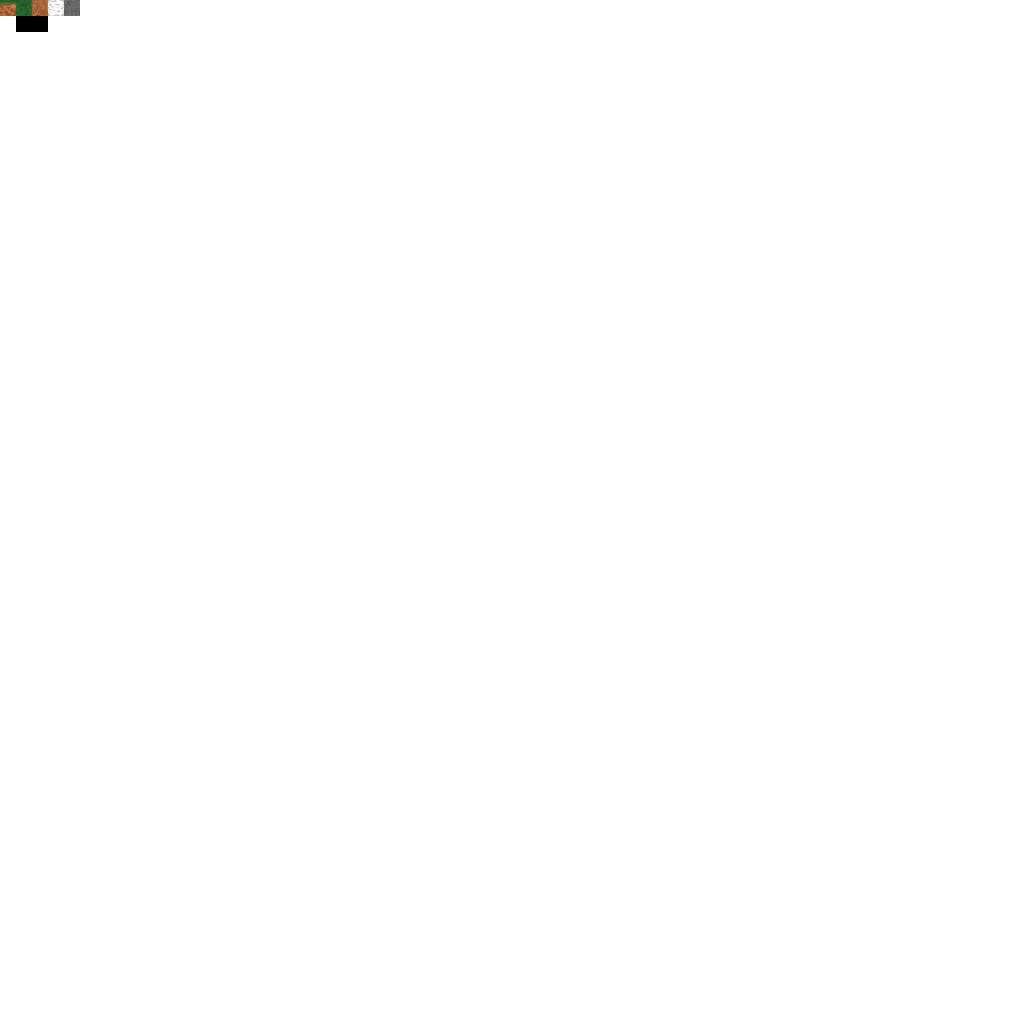
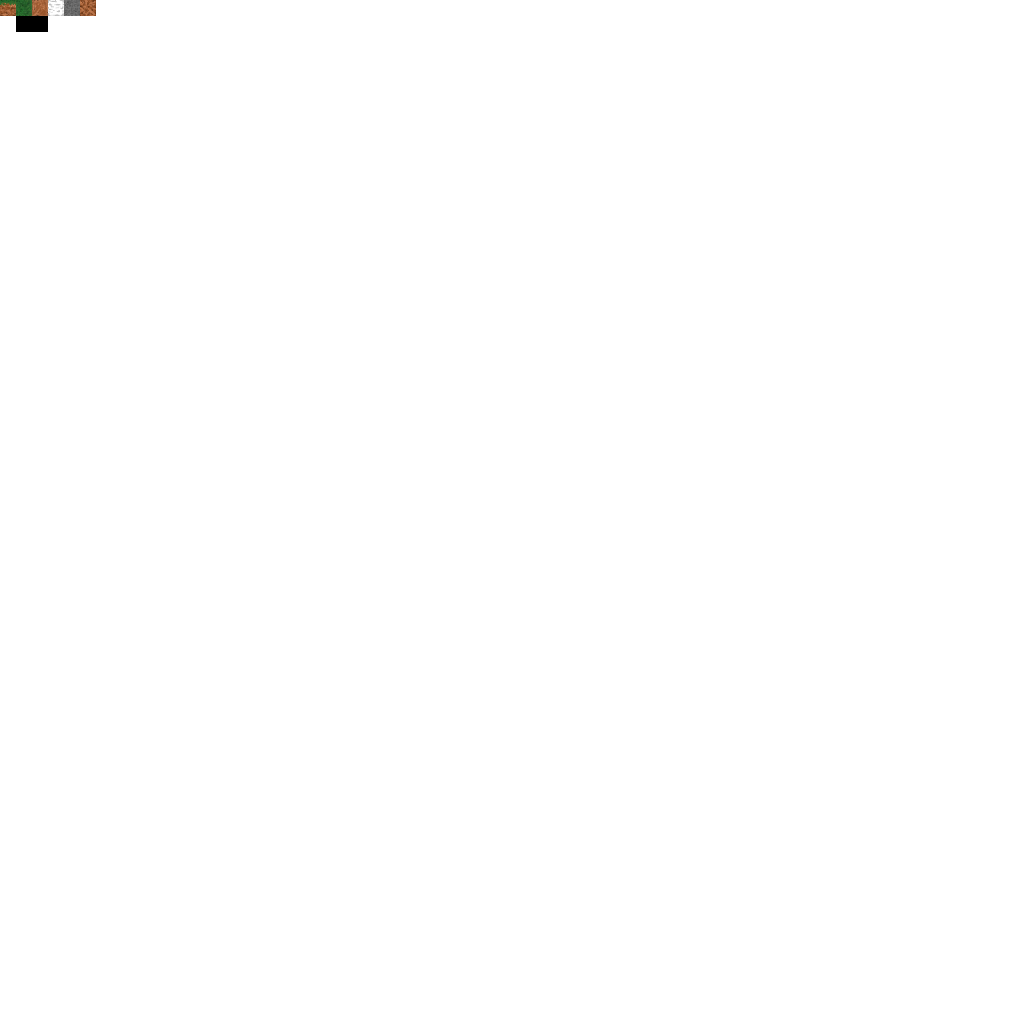
The second 1024px x 1024px image is a revision of the first. Changes to its layers:
painted on "GrassSide.XCF" over [0, 1, 16, 16]
added layer "Dirt.xcf" above "Background" over [80, 0, 96, 16]
